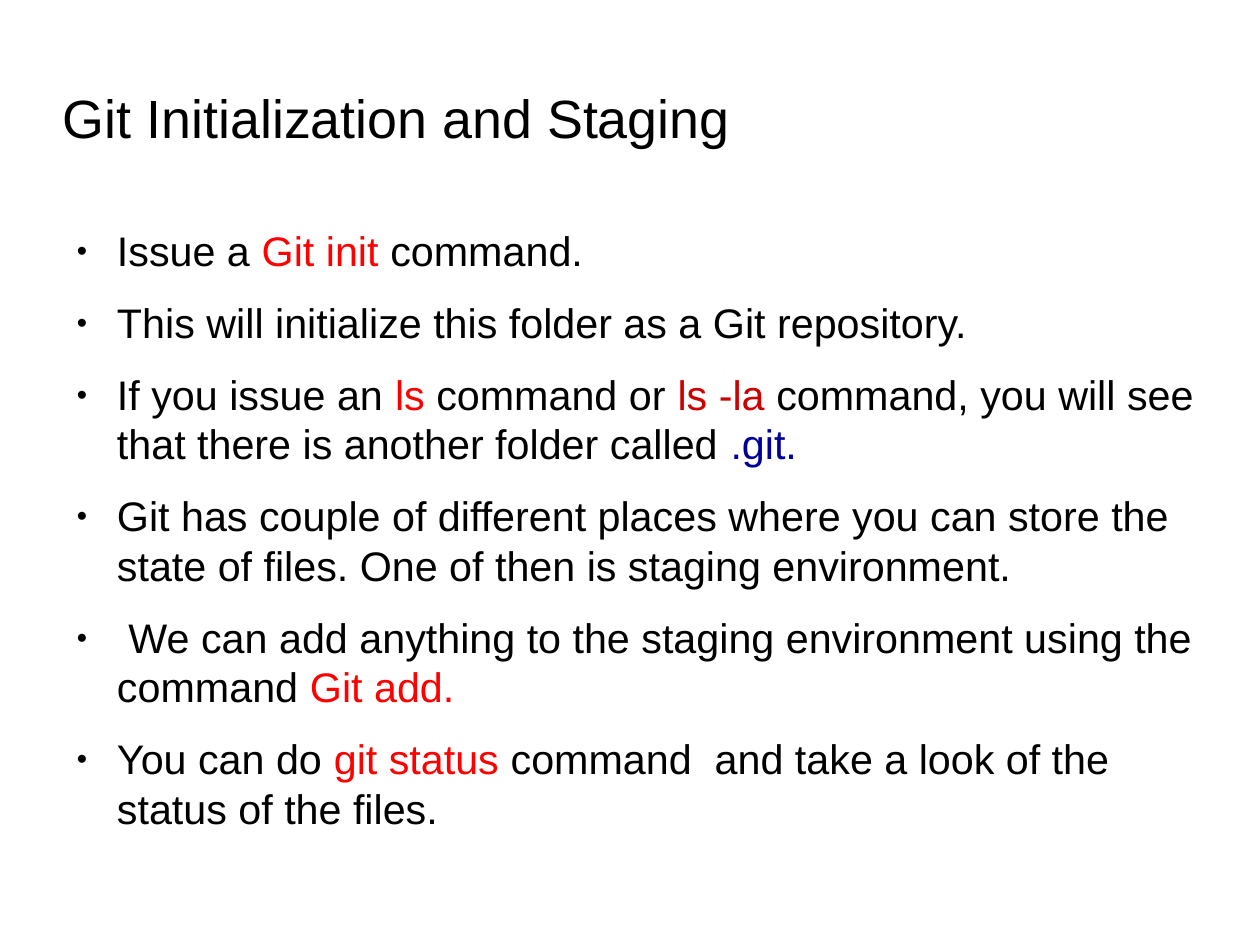
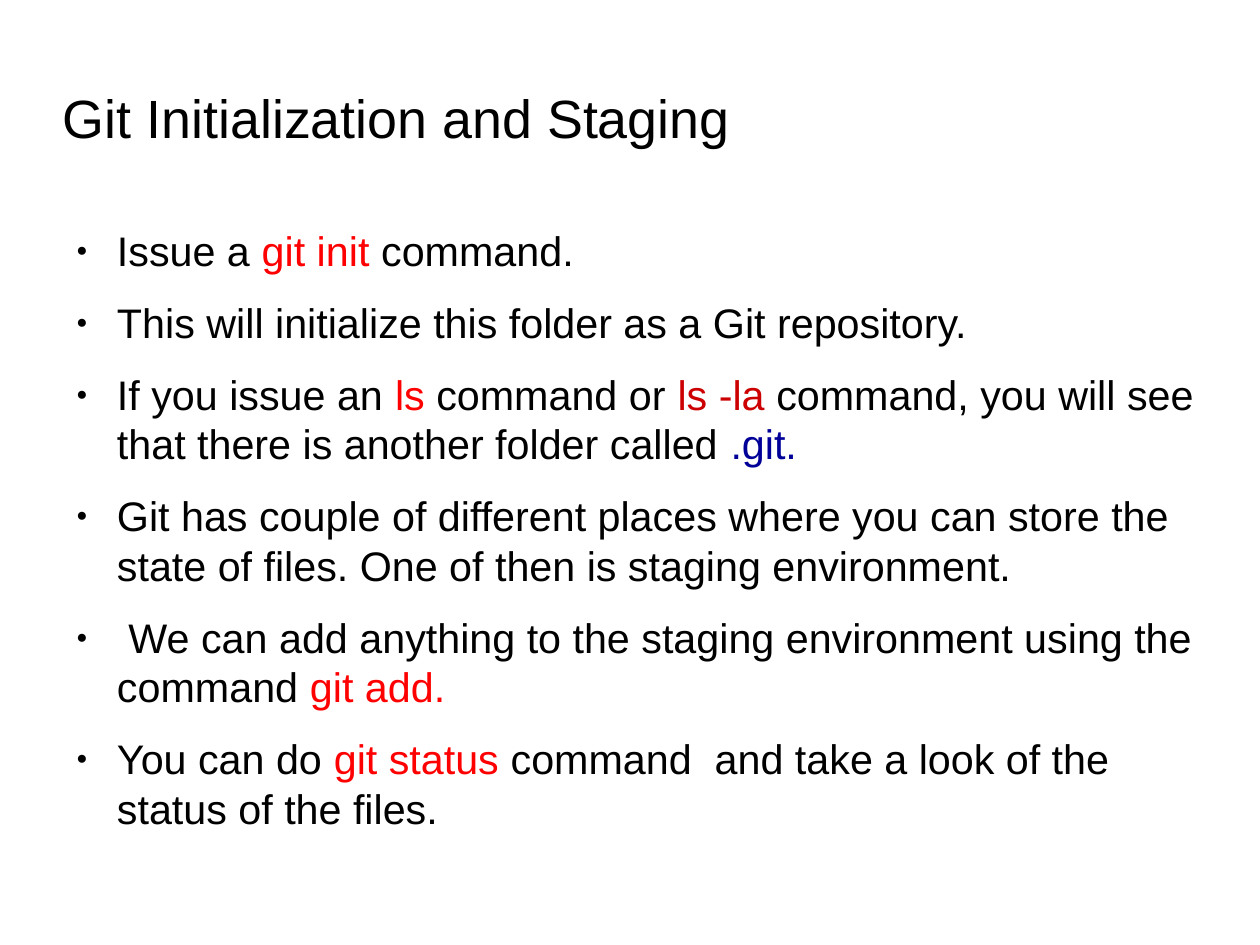
Before and after one commit to anumsh/Learning-Git-and-Github, a slide deck: slide 4 of git_and_GitHub.odp. Drawn at 1260x945 pixels with LibreOffice and Linux fonts; fonts in the diff are those of the drawing; background and template pictures are left out. Boxes give left, top, right and bottom in pixels: in the first picture for what was removed or moved away, otherwise in the second. Text is boxed around its words. In the diff, an @@ line names an element or a change of style, - is before the commit and + after.

```diff
--- a/git_and_GitHub.odp
+++ b/git_and_GitHub.odp
@@ text at [117,236,574,274]: text changed @@
-● Issue a Git init command.
+● Issue a git init command.
@@ text at [117,623,1191,710]: text changed @@
-● We can add anything to the staging environment using the command Git add.
+● We can add anything to the staging environment using the command git add.
```
Also in this commit, not shown: 3 other slides changed, 1 slide added.
